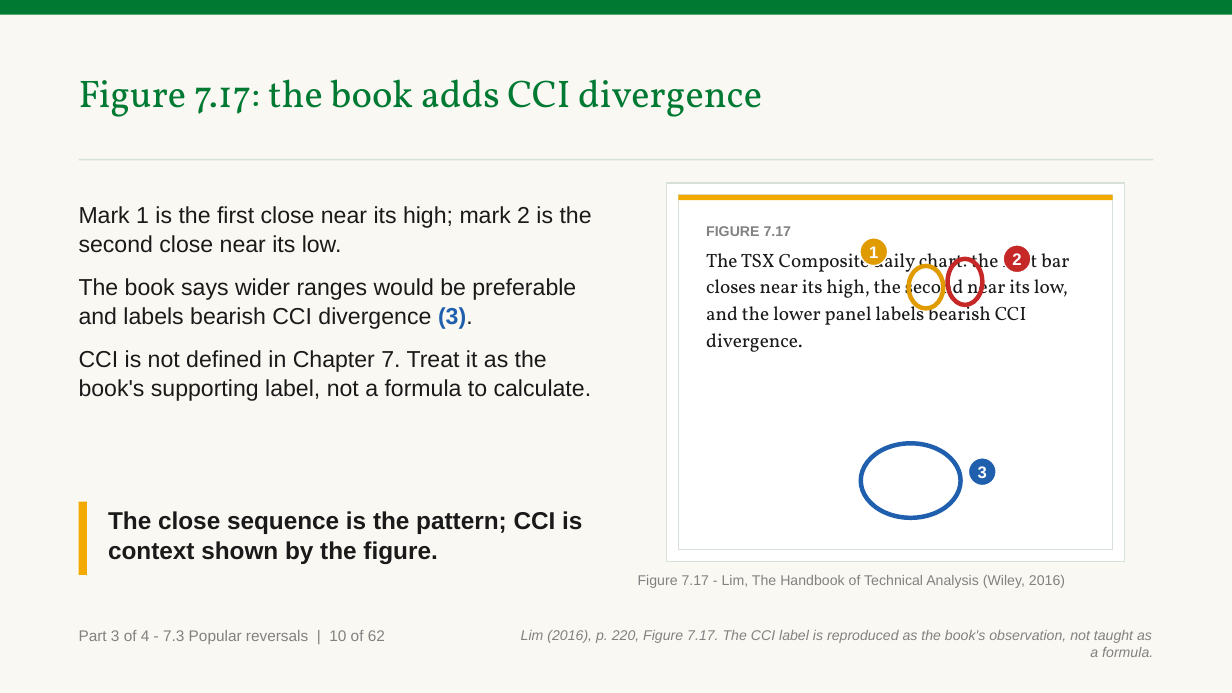
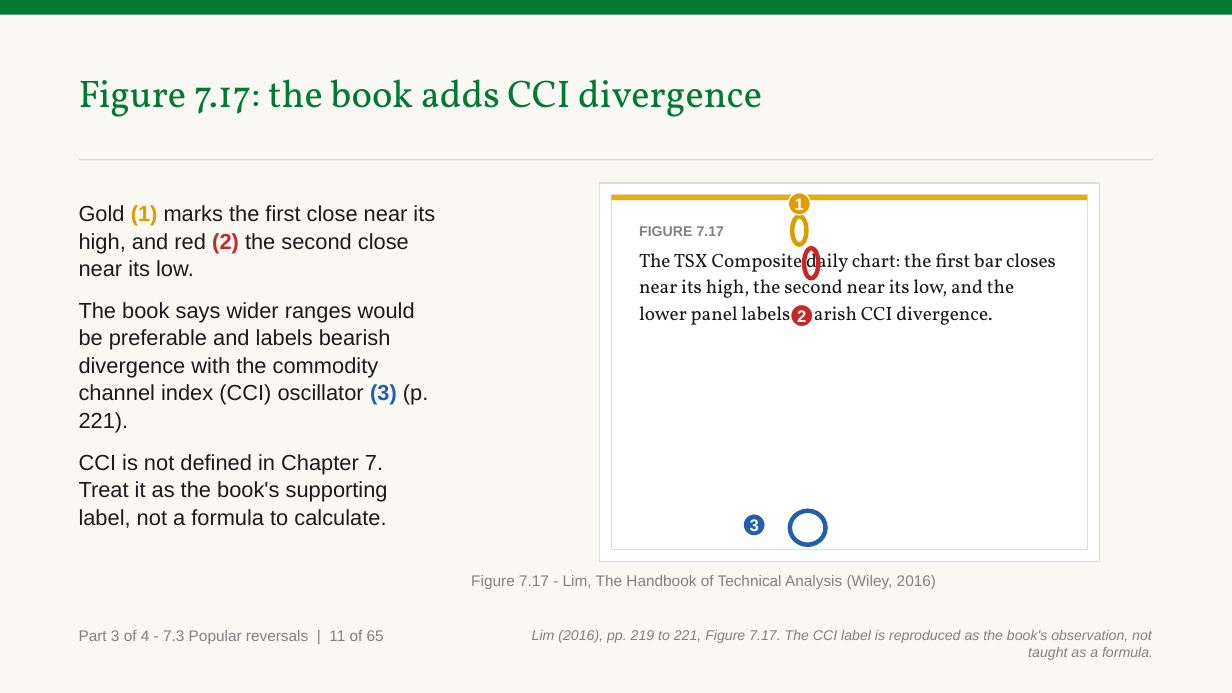
Before and after one commit to benjiesotelo-sudo/Telos_FIN1209, a slide deck: slide 145 of chapter-07/FIN1209-Chapter-07.pptx (slide 144 before the commit). Drawn at 1232x693 pixels with LibreOffice and Linux fonts; fonts in the diff are those of the drawing. Boxes give left, top, right and bottom in pixels: in the first picture for what was removed or moved away, otherwise in the second. Text is boxed around its words. In the diff, an @@ line names an element or a change of style, - is before the commit and + after.

Commit message:
Chapter 7 Part 3: fix the strict reads (reversal patterns, marks, wording, charts)

```diff
--- a/chapter-07/FIN1209-Chapter-07.pptx
+++ b/chapter-07/FIN1209-Chapter-07.pptx
@@ text at <box>79,205,435,433</box>: text changed; size 18 to 17 pt @@
-Mark 1 is the first close near its high; mark 2 is the second close near its low.
-The book says wider ranges would be preferable and labels bearish CCI divergence (3).
+Gold (1) marks the first close near its high, and red (2) the second close near its low.
+The book says wider ranges would be preferable and labels bearish divergence with the commodity channel index (CCI) oscillator (3) (p. 221).
@@ rectangle: place and size @@
-rectangle at <box>666,183,1125,562</box>
+rectangle at <box>600,183,1100,562</box>
@@ rectangle: place and size @@
-rectangle at <box>678,195,1113,550</box>
+rectangle at <box>612,195,1088,550</box>
@@ rectangle: place and size @@
-rectangle at <box>678,195,1113,201</box>
+rectangle at <box>612,195,1088,201</box>
@@ ellipse "1": place and size @@
-ellipse "1" at <box>860,238,888,265</box>
+ellipse "1" at <box>788,193,811,215</box>
@@ text "FIGURE 7.17" rewrapped from <box>706,226,1068,352</box> to <box>639,226,1056,326</box> @@
@@ ellipse added at <box>792,216,806,245</box>, outline #E09B00 3.5 pt @@
@@ ellipse: place and size @@
-ellipse at <box>948,259,983,305</box>
+ellipse at <box>804,249,818,279</box>
@@ ellipse "2": place and size @@
-ellipse "2" at <box>1004,245,1031,273</box>
+ellipse "2" at <box>791,305,813,327</box>
@@ ellipse removed at <box>861,444,961,518</box> @@
@@ text at <box>79,454,388,528</box>: size 18 to 17 pt in "CCI is not defined in Chapter 7. ..." @@
@@ rectangle removed at <box>79,502,87,575</box> @@
@@ text removed at <box>108,511,582,564</box> @@
-The close sequence is the pattern; CCI is context shown by the figure.
@@ ellipse "3": place and size @@
-ellipse "3" at <box>969,458,996,486</box>
+ellipse "3" at <box>743,514,765,536</box>
@@ ellipse: place and size @@
-ellipse at <box>909,266,944,309</box>
+ellipse at <box>790,511,826,545</box>
@@ ellipse at <box>790,511,826,545</box>: outline #E09B00 3.5 pt to #1F5FAD 3.5 pt @@
@@ text "Figure 7.17 - Lim, The ...": place and size @@
-text "Figure 7.17 - Lim, The ..." at <box>638,575,1065,588</box>
+text "Figure 7.17 - Lim, The ..." at <box>471,575,936,589</box>
@@ text "Figure 7.17 - Lim, The ..." at <box>471,575,936,589</box>: size 11 to 12 pt @@
@@ text at <box>79,630,384,644</box>: text changed @@
-Part 3 of 4 - 7.3 Popular reversals | 10 of 62
+Part 3 of 4 - 7.3 Popular reversals | 11 of 65
@@ text at <box>532,630,1153,660</box>: text changed @@
-Lim (2016), p. 220, Figure 7.17. The CCI label is reproduced as the book's observation, not taught as a formula.
+Lim (2016), pp. 219 to 221, Figure 7.17. The CCI label is reproduced as the book's observation, not taught as a formula.
```
Also in this commit, not shown: 88 other slides changed, 4 slides added, 1 slide removed, 5 other files.
